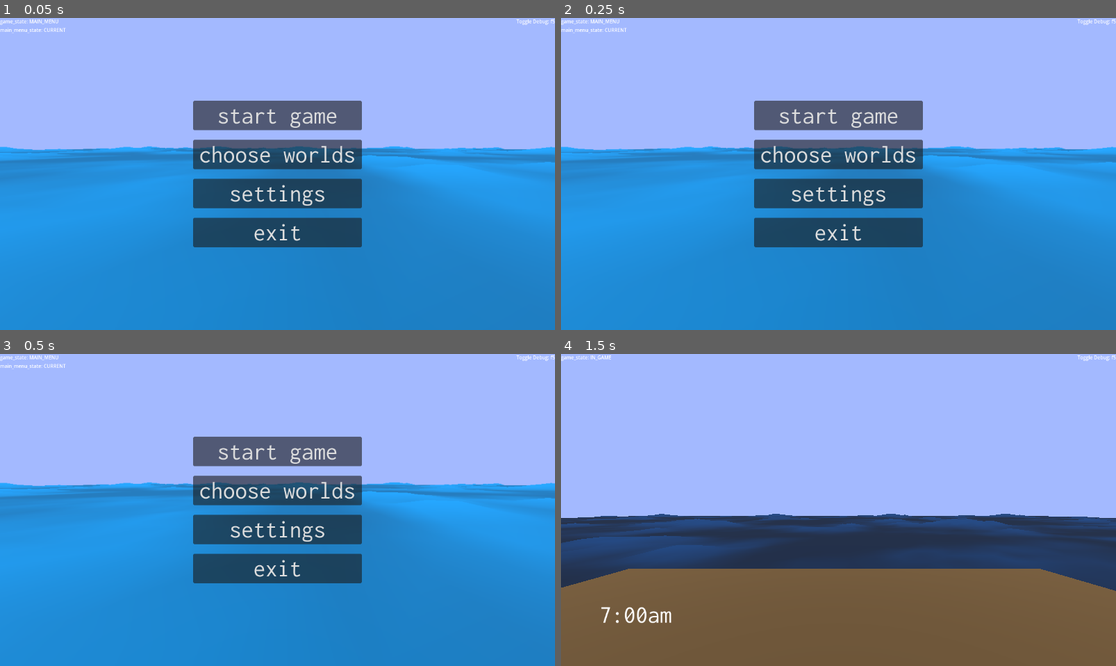
Above: before the commit, frames 1-4 (two rows, left to right).
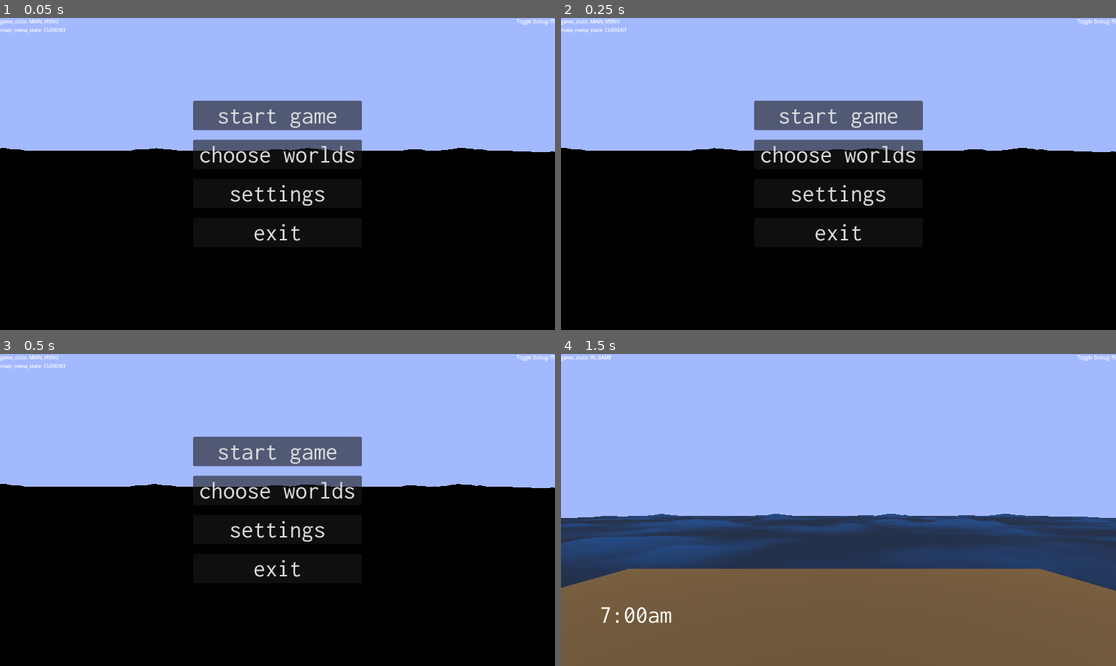
Above: after the commit, the same moments.

Repository: illogicalapple/open-water
Game: Godot game, scene res://scenes/start_menu.tscn
The game is run twice, just before and just after one commit, with the same random seed, the same clock (stepped at 60 frames per second) and the same inputs.
Inputs:
- Up to frame 1 (0.05 s): no input
- Up to frame 2 (0.25 s): no input
- Up to frame 3 (0.5 s): no input
- Up to frame 4 (1.5 s): click "start game" at 0.5 s; click "Host" at 1.25 s

The runs differ from the first frame. In frame 1, 58% of the frame differs, in the area x 0-100%, y 40-100%; in frame 2, 58%; in frame 3, 58%; in frame 4, nothing differs.

Commit message:
added moving background to main menu

Diff:
--- a/scenes/start_menu.tscn
+++ b/scenes/start_menu.tscn
@@ -1,8 +1,42 @@
-[gd_scene load_steps=4 format=3 uid="uid://riiby56w7xo0"]
+[gd_scene load_steps=12 format=3 uid="uid://riiby56w7xo0"]
 
 [ext_resource type="Theme" uid="uid://yqhp0x75g3lx" path="res://menu_theme.tres" id="1_hy3ew"]
 [ext_resource type="Script" path="res://scenes/start_menu.gd" id="1_ir7u2"]
 [ext_resource type="Texture2D" uid="uid://1grhsng24wdx" path="res://assets/images/background.png" id="3_pqs1v"]
+[ext_resource type="Shader" path="res://main.gdshader" id="4_ofiyr"]
+
+[sub_resource type="BoxShape3D" id="BoxShape3D_jefy3"]
+size = Vector3(400, 1, 400)
+
+[sub_resource type="FastNoiseLite" id="FastNoiseLite_mu8hq"]
+
+[sub_resource type="NoiseTexture2D" id="NoiseTexture2D_aud2g"]
+width = 200
+height = 200
+generate_mipmaps = false
+seamless = true
+noise = SubResource("FastNoiseLite_mu8hq")
+
+[sub_resource type="FastNoiseLite" id="FastNoiseLite_npb06"]
+metadata/_preview_in_3d_space_ = true
+
+[sub_resource type="NoiseTexture2D" id="NoiseTexture2D_jeph3"]
+width = 200
+height = 200
+generate_mipmaps = false
+seamless = true
+noise = SubResource("FastNoiseLite_npb06")
+
+[sub_resource type="ShaderMaterial" id="ShaderMaterial_7dayi"]
+render_priority = 0
+shader = ExtResource("4_ofiyr")
+shader_parameter/noise1 = SubResource("NoiseTexture2D_aud2g")
+shader_parameter/noise2 = SubResource("NoiseTexture2D_jeph3")
+
+[sub_resource type="BoxMesh" id="BoxMesh_3yeuv"]
+size = Vector3(400, 1, 400)
+subdivide_width = 128
+subdivide_depth = 128
 
 [node name="Main Menu" type="Control"]
 layout_mode = 3
@@ -15,6 +49,7 @@
 script = ExtResource("1_ir7u2")
 
 [node name="Background" type="TextureRect" parent="."]
+visible = false
 layout_mode = 1
 anchors_preset = 15
 anchor_right = 1.0
@@ -132,6 +167,23 @@
 layout_mode = 2
 text = "world 8"
 
+[node name="Area3D" type="Area3D" parent="."]
+transform = Transform3D(1, 0, 0, 0, 1, 0, 0, 0, 1, -28.1541, -5.25731, 0)
+
+[node name="CollisionShape3D" type="CollisionShape3D" parent="Area3D"]
+shape = SubResource("BoxShape3D_jefy3")
+
+[node name="MeshInstance3D" type="MeshInstance3D" parent="Area3D"]
+transform = Transform3D(1, 0, 0, 0, 1, 0, 0, 0, 1, 0, 1.58211, 0)
+material_override = SubResource("ShaderMaterial_7dayi")
+cast_shadow = 0
+mesh = SubResource("BoxMesh_3yeuv")
+
+[node name="Camera3D" type="Camera3D" parent="."]
+transform = Transform3D(1, 0, 0, 0, 0.993171, 0.116671, 0, -0.116671, 0.993171, 0, 5.21, 0)
+current = true
+fov = 60.0
+
 [connection signal="pressed" from="Main Select/VBoxContainer/Start" to="." method="start_pressed"]
 [connection signal="pressed" from="Main Select/VBoxContainer/WorldSelect" to="." method="enter_world_select"]
 [connection signal="pressed" from="Main Select/VBoxContainer/Settings" to="." method="enter_settings_menu"]
Not shown: 3 places in main.tscn that only renumber resources
